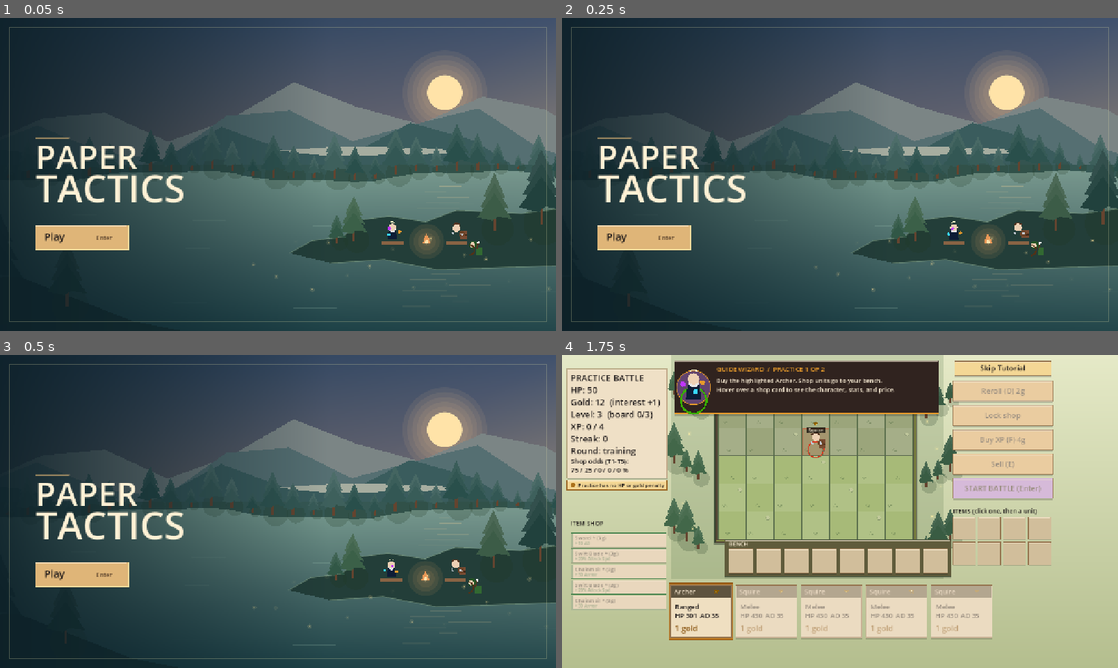
Above: before the commit, frames 1-4 (two rows, left to right).
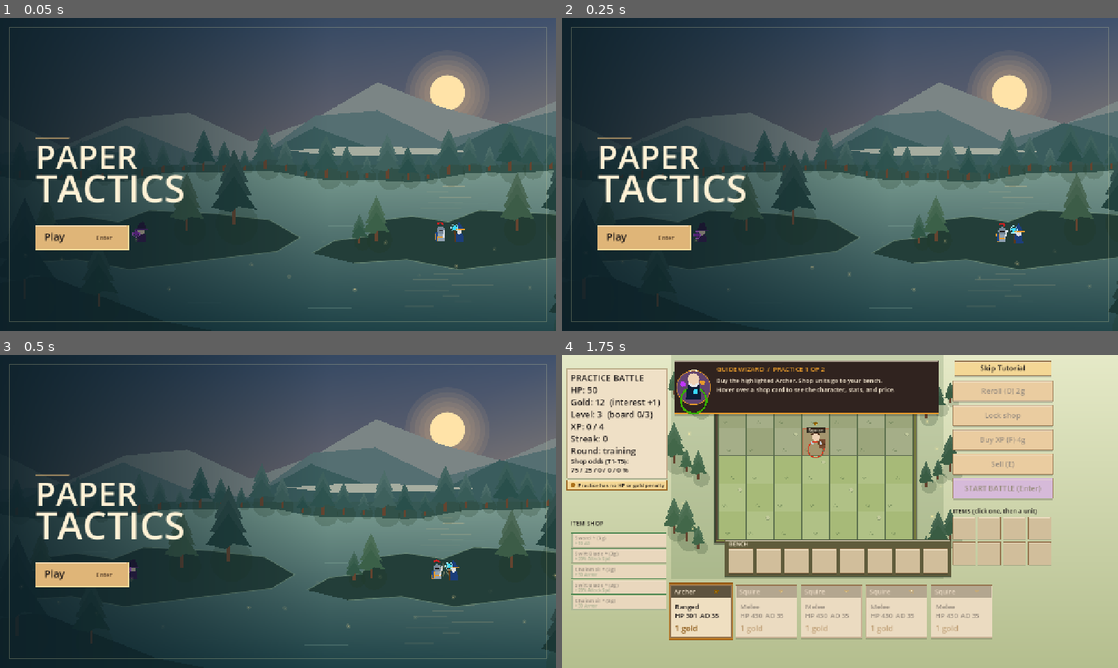
Above: after the commit, the same moments.

Repository: LionelBolling/Project-5
Game: Godot game, scene res://main.tscn
Same seed, same stepped clock (60 frames per second), same inputs: the game is played once before the commit and once after it.
Inputs (mouse positions are in pixels of both pictures, inside the frame that each line leads up to):
- Up to frame 1 (0.05 s): no input
- Up to frame 2 (0.25 s): no input
- Up to frame 3 (0.5 s): no input
- Up to frame 4 (1.75 s): tap Enter at 0.5, 0.6 s; move the mouse to (962, 495) at 0.52 s; hold D 0.53-1.25 s; click (962, 495) at 0.67 s; tap Space at 0.77, 1.07 s; drag from (728, 527) to (812, 574) at 1.27 s

The runs differ from the first frame. In frame 1, 18% of the frame differs, in the area x 11-100%, y 18-95%; in frame 2, 18%; in frame 3, 18%; in frame 4, nothing differs.

Commit message:
Scroll the title forest continuously past shoreline duels

Diff:
--- a/docs/main.gd
+++ b/docs/main.gd
@@ -35,6 +35,8 @@
 const LESSON_NEXT := Rect2(734, 98, 114, 30)
 const SKIP_TUTORIAL := Rect2(904, 14, 222, 33)
 const TITLE_PLAY := Rect2(82, 477, 214, 55)
+const TITLE_CAMERA_SPEED := 38.0
+const TITLE_SHORE_SPACING := 760.0
 const TUTORIAL_LINES := [
 	["Buy the highlighted Archer. Shop units go to your bench.",
 		"Hover over a shop card to see the character, stats, and price."],
@@ -1421,7 +1423,7 @@
 			draw_colored_polygon(w_pts, Color("38134d"))
 			draw_circle(c + Vector2(0, -11), 8, Color("edd0b4"))
 			# Crooked witch hat
-			var w_hat = PackedVector2Array([c + Vector2(-12, -14), c + Vector2(12, -14), c + Vector2(-4, -30), c + Vector2(5, -34)])
+			var w_hat = PackedVector2Array([c + Vector2(-12, -14), c + Vector2(12, -14), c + Vector2(5, -34), c + Vector2(-4, -30)])
 			draw_colored_polygon(w_hat, Color("270d36"))
 			draw_line(c + Vector2(-15, -14), c + Vector2(15, -14), Color("5a217a"), 2.5)
 			# Swirling shadow orb
@@ -1671,38 +1673,44 @@
 func draw_title_landscape(pan: float):
 	var sky := PackedVector2Array([Vector2.ZERO, Vector2(1280, 0), Vector2(1280, 720), Vector2(0, 720)])
 	draw_polygon(sky, PackedColorArray([Color("253C55"), Color("40516D"), Color("E1B581"), Color("9F806E")]))
-	var sun := Vector2(1030 - pan * 0.08, 172)
+	var sun := Vector2(1030, 172)
 	for i in range(5, 0, -1):
 		draw_circle(sun, 42.0 + i * 11.0, Color("FFCA8D", 0.08), true, -1, true)
 	draw_circle(sun, 40, Color("FFE3A8"), true, -1, true)
 
 	for layer in range(3):
-		var ridge := PackedVector2Array([Vector2(-180, 440)])
-		for i in range(13):
-			var x := -180.0 + i * 145.0 - pan * (0.18 + layer * 0.14)
+		var offset := pan * (0.18 + layer * 0.14)
+		var first := floori(offset / 145.0) - 1
+		var ridge := PackedVector2Array([Vector2(first * 145.0 - offset, 440)])
+		for i in range(first, first + 13):
+			var x := i * 145.0 - offset
 			var height := 225.0 + layer * 42.0 + sin(i * 1.83 + layer) * 52.0 + sin(i * 0.67) * 33.0
 			ridge.append(Vector2(x, height))
-		ridge.append(Vector2(1580, 440))
+		ridge.append(Vector2(ridge[-1].x, 440))
 		var tint := [Color("7B8585"), Color("556F72"), Color("3A5C5D")][layer] as Color
 		draw_colored_polygon(ridge, tint)
 
-	var distant_lake := PackedVector2Array([Vector2(664, 305), Vector2(795, 296), Vector2(979, 298),
-		Vector2(1106, 307), Vector2(989, 314), Vector2(775, 317)])
-	for i in distant_lake.size():
-		distant_lake[i].x -= pan * 0.32
-	draw_colored_polygon(distant_lake, Color("A6ADA0"))
+	for repeat in range(-1, 2):
+		var lake_x := 664.0 + repeat * 1450.0 - fposmod(pan * 0.32, 1450.0)
+		draw_colored_polygon(PackedVector2Array([Vector2(lake_x, 305), Vector2(lake_x + 131, 296),
+			Vector2(lake_x + 315, 298), Vector2(lake_x + 442, 307),
+			Vector2(lake_x + 325, 314), Vector2(lake_x + 111, 317)]), Color("A6ADA0"))
 	draw_polygon(PackedVector2Array([Vector2(0, 348), Vector2(1280, 348), Vector2(1280, 720), Vector2(0, 720)]),
 		PackedColorArray([Color("779E91"), Color("79988E"), Color("23464A"), Color("163A41")]))
-	var distant_shore := PackedVector2Array([Vector2(-175, 337), Vector2(1640, 337)])
-	for i in range(36, -1, -1):
-		var x := -90.0 + i * 47.0 - pan * 0.44
+	var tree_offset := pan * 0.44
+	var first_tree := floori(tree_offset / 47.0) - 2
+	var last_tree := first_tree + 32
+	var distant_shore := PackedVector2Array([Vector2(first_tree * 47.0 - tree_offset, 337),
+		Vector2(last_tree * 47.0 - tree_offset, 337)])
+	for i in range(last_tree, first_tree - 1, -1):
+		var x := i * 47.0 - tree_offset
 		var y := 360.0 + sin(i * 0.42) * 12.0 + sin(i * 1.3) * 4.0
 		distant_shore.append(Vector2(x, y + 4.0))
 	draw_colored_polygon(distant_shore, Color("365854"))
-	for i in range(37):
-		var x := -90.0 + i * 47.0 - pan * 0.44
+	for i in range(first_tree, last_tree + 1):
+		var x := i * 47.0 - tree_offset
 		var y := 360.0 + sin(i * 0.42) * 12.0 + sin(i * 1.3) * 4.0
-		draw_forest_tree(Vector2(x, y), 33.0 + (i * 53) % 78, Color("294F4B").lightened((i % 5) * 0.024))
+		draw_forest_tree(Vector2(x, y), 33.0 + posmod(i * 53, 78), Color("294F4B").lightened(posmod(i, 5) * 0.024))
 	for i in range(24):
 		var y := 374.0 + i * 12.6
 		var shine := absf(sin(title_elapsed * 0.48 + i * 1.7))
@@ -1713,11 +1721,12 @@
 		draw_line(Vector2(ripple_x, y + 4), Vector2(ripple_x + 55 + i % 3 * 22, y + 4),
 			Color("B2D7C0", shine * 0.18), 1.0, true)
 
-func draw_title_shore(pan: float):
-	draw_set_transform(Vector2(-pan * 0.72, 0))
+func draw_title_shore(offset: float, section: int):
+	draw_set_transform(Vector2(offset, 0))
 	var island := PackedVector2Array([Vector2(720, 541), Vector2(772, 512), Vector2(844, 503),
 		Vector2(882, 465), Vector2(949, 456), Vector2(1034, 469), Vector2(1105, 442), Vector2(1254, 450),
-		Vector2(1475, 421), Vector2(1500, 565), Vector2(1060, 579), Vector2(938, 556), Vector2(816, 564)])
+		Vector2(1383, 465), Vector2(1452, 505), Vector2(1399, 537), Vector2(1060, 579),
+		Vector2(938, 556), Vector2(816, 564)])
 	draw_colored_polygon(island, Color("233E39"))
 	draw_polyline(island, Color("729079", 0.64), 2.0, true)
 	draw_forest_tree(Vector2(1300, 476), 174, Color("21413D"))
@@ -1725,34 +1734,53 @@
 	draw_forest_tree(Vector2(868, 514), 105, Color("3B6048"))
 	draw_forest_tree(Vector2(829, 519), 68, Color("315746"))
 
-	var camp := Vector2(1036, 514)
-	for i in range(4, 0, -1):
-		draw_circle(camp, i * 10.0, Color("FFB46A", 0.085), true, -1, true)
-	var flames := PackedVector2Array([camp + Vector2(-9, 4), camp + Vector2(-7, -6),
-		camp + Vector2(-1, -17 - sin(title_elapsed * 7.0) * 3.0), camp + Vector2(5, -7), camp + Vector2(9, 4)])
-	draw_colored_polygon(flames, Color("EA9756"))
-	draw_circle(camp + Vector2(0, 1), 4, Color("FFE3AB"), true, -1, true)
-	draw_rect(Rect2(932, 514, 50, 8), Color("896344"))
-	draw_rect(Rect2(1081, 514, 48, 8), Color("896344"))
-	draw_fantasy_unit(Vector2(957, 495), {"n": "Sage"}, 0, "idle", title_elapsed * 0.57, 0.0, 1.0, false)
-	draw_fantasy_unit(Vector2(1105, 495), {"n": "Squire"}, 0, "idle", title_elapsed * 0.61 + 1.0, 0.0, -1.0, false)
-	draw_fantasy_unit(Vector2(1143, 534), {"n": "Archer"}, 0, "idle", title_elapsed * 0.52 + 2.0, 0.0, -1.0, false)
+	draw_title_duel(section)
 	draw_set_transform(Vector2.ZERO)
 
+func draw_title_duel(section: int):
+	var beat := fposmod(title_elapsed + section * 0.77 + 0.55, 2.8)
+	var closing := smoothstep(0.0, 0.70, beat) * (1.0 - smoothstep(1.95, 2.75, beat))
+	var left := Vector2(988 + closing * 29.0, 503)
+	var right := Vector2(1090 - closing * 32.0, 503)
+	var left_attack := clampf(1.10 - beat, 0.0, 0.35)
+	var right_attack := clampf(1.88 - beat, 0.0, 0.35)
+	var advancing := beat < 0.70 or beat >= 1.95
+	var stance := "move" if advancing else "idle"
+	var left_style := "attack" if beat >= 0.75 and left_attack > 0.0 else stance
+	var right_style := "attack" if beat >= 1.53 and right_attack > 0.0 else stance
+	var first := "Knight" if posmod(section, 2) == 0 else "Rogue"
+	var second := "Mage" if posmod(section, 2) == 0 else "Witch"
+	draw_fantasy_unit(left, {"n": first}, 0, left_style, title_elapsed * 2.0, left_attack, 1.0, false)
+	draw_fantasy_unit(right, {"n": second}, 1, right_style, title_elapsed * 2.0, right_attack, -1.0, false)
+	var hit := beat - 0.93 if beat < 1.50 else beat - 1.71
+	if hit >= 0.0 and hit < 0.23:
+		var origin := (left + right) * 0.5 - Vector2(0, 9)
+		var color := Color("FFE3A8") if beat < 1.50 else Color("CCA7FF")
+		color.a = 1.0 - hit / 0.23
+		for i in range(7):
+			var direction := Vector2.from_angle(i * TAU / 7.0)
+			draw_line(origin + direction * hit * 47.0, origin + direction * (7.0 + hit * 66.0), color, 2.0, true)
+
 func draw_title_screen():
-	var pan := 74.0 + sin(title_elapsed * 0.105) * 74.0
+	var pan := title_elapsed * TITLE_CAMERA_SPEED
 	draw_title_landscape(pan)
-	draw_title_shore(pan)
-	draw_set_transform(Vector2(-pan, 0))
-	draw_colored_polygon(PackedVector2Array([Vector2(-100, 628), Vector2(109, 591), Vector2(250, 646),
-		Vector2(381, 698), Vector2(598, 740), Vector2(-100, 740)]), Color("142F31"))
-	draw_forest_tree(Vector2(59, 646), 233, Color("173937"))
-	draw_forest_tree(Vector2(229, 664), 152, Color("1C3E37"))
-	draw_forest_tree(Vector2(1446, 709), 252, Color("1B3735"))
+	var shore_pan := pan * 0.72
+	var shore_section := floori(shore_pan / TITLE_SHORE_SPACING)
+	for repeat in range(-1, 2):
+		var offset := repeat * TITLE_SHORE_SPACING - fposmod(shore_pan, TITLE_SHORE_SPACING)
+		if offset + 1452.0 > 0.0 and offset + 720.0 < 1280.0:
+			draw_title_shore(offset, shore_section + repeat)
+	for repeat in range(-1, 2):
+		draw_set_transform(Vector2(repeat * 1440.0 - fposmod(pan, 1440.0), 0))
+		draw_colored_polygon(PackedVector2Array([Vector2(-100, 628), Vector2(109, 591), Vector2(250, 646),
+			Vector2(381, 698), Vector2(598, 740), Vector2(-100, 740)]), Color("142F31"))
+		draw_forest_tree(Vector2(59, 646), 233, Color("173937"))
+		draw_forest_tree(Vector2(229, 664), 152, Color("1C3E37"))
+		draw_forest_tree(Vector2(1320, 718), 182, Color("1B3735"))
 	draw_set_transform(Vector2.ZERO)
 	for i in range(16):
 		var glow := 0.30 + 0.26 * sin(title_elapsed * 1.5 + i * 2.3)
-		var p := Vector2(630.0 + i * 45.0 - pan * 0.63 + sin(title_elapsed + i) * 9.0,
+		var p := Vector2(fposmod(630.0 + i * 79.0 - pan * 0.63, 1380.0) - 50.0 + sin(title_elapsed + i) * 9.0,
 			566.0 + sin(i * 2.6 + title_elapsed * 0.52) * 59.0)
 		draw_circle(p, 5, Color("FFE299", glow * 0.28))
 		draw_circle(p, 1.6, Color("FFE299", glow))
